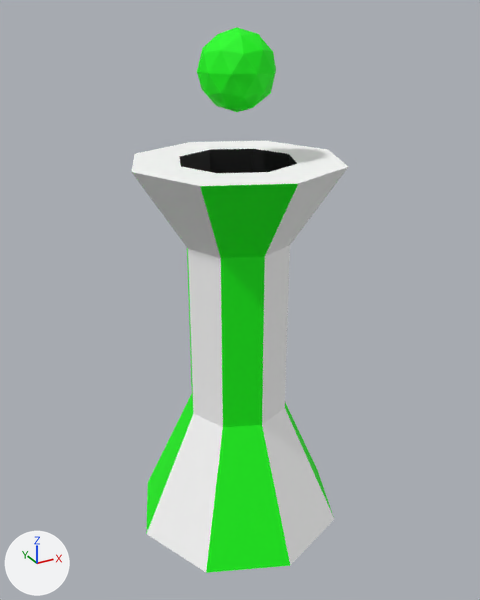
Before and after pictures for a commit that changed the FBX model AsyncTD/Assets/Models/tower2.fbx.
Before and after are seen from a camera (50 mm lens) standing at (-1.304, -2.396, 2.309) and looking at (0.01, -0.006, 1.114). The lights are fixed; the arrows at lower left show +X, +Y and +Z. Where no turn or scale is listed for an object, it has been applied to the vertices.
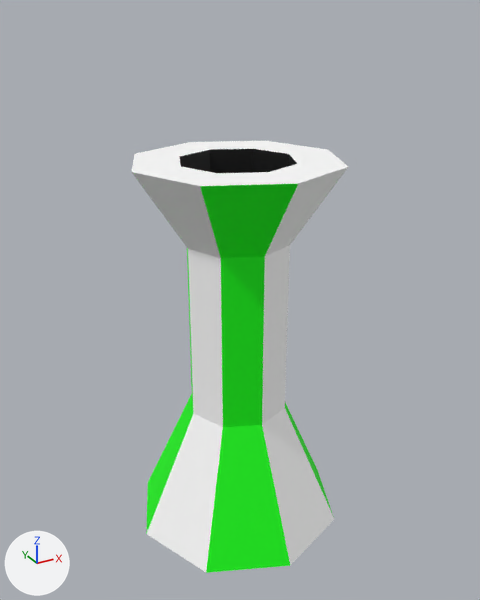
Changed parts and their boxes [x1, y1, x2, y2] in the pictures (480 x 600 px):
'Icosphere.003', deleted (green): before [197, 27, 276, 112]

What the commit changed:
Object 'Icosphere.003' (ob_icosphere_003) is deleted.
